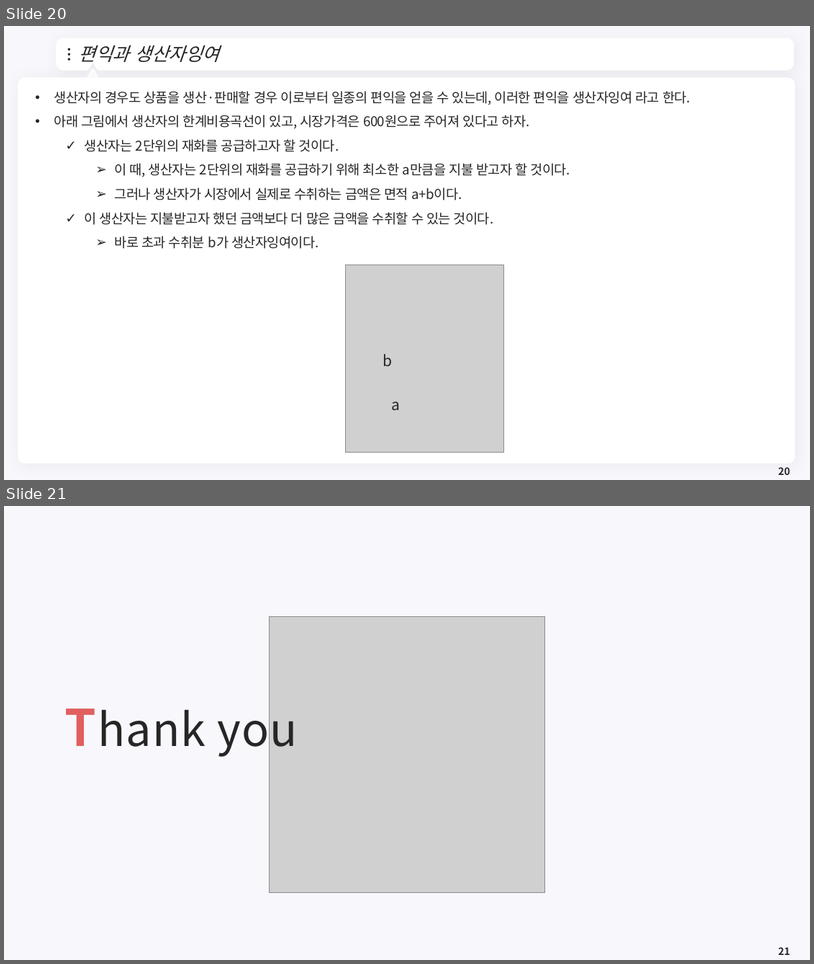
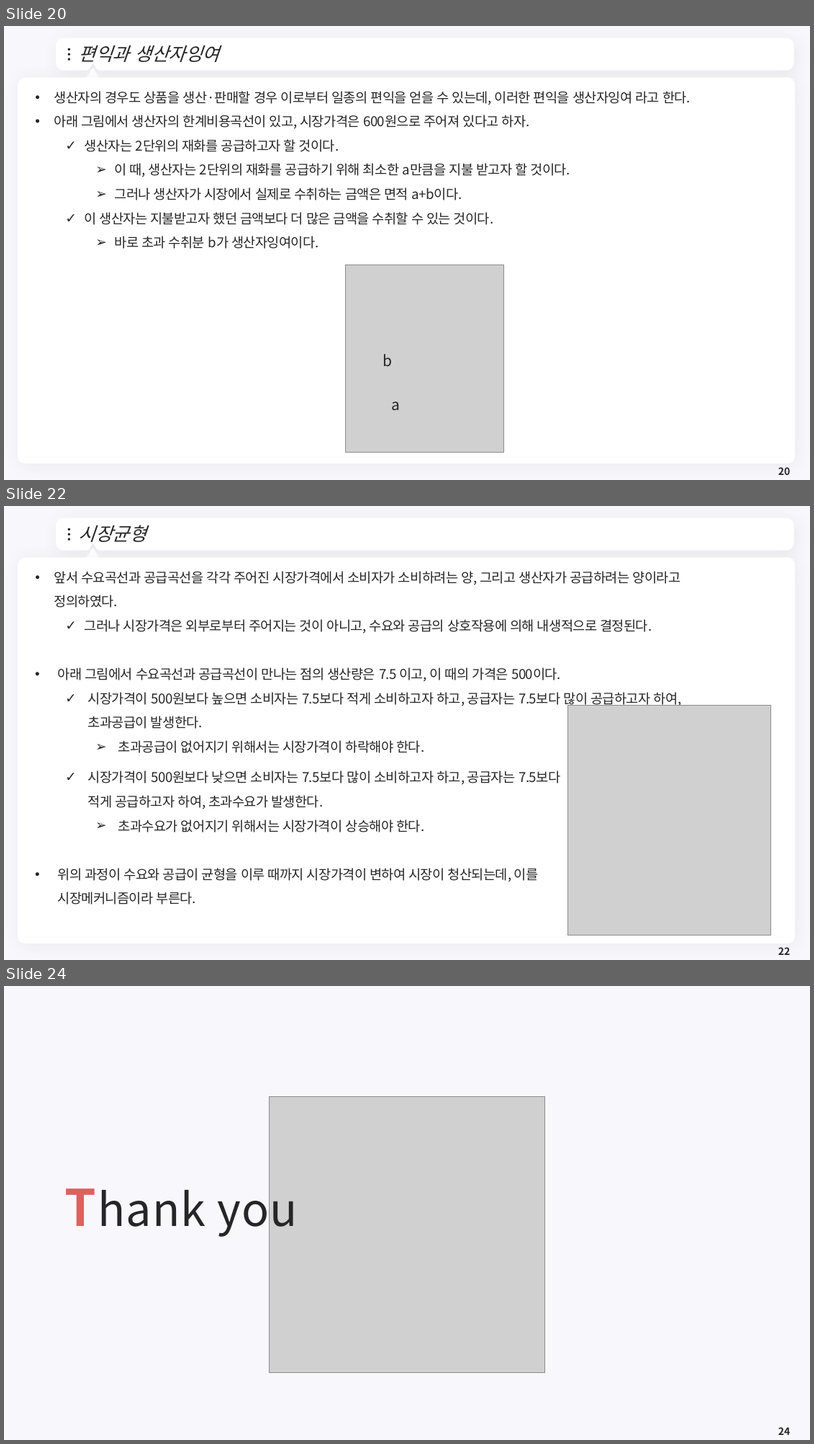
Before and after one commit to meandthey/Teaching, a slide deck: 환경경제학/2026-1/환경경제학_Chapter_03.pptx. Shown one above the other, each under a label of ours: slides 20 and 21 before the commit, slides 20, 22 and 24 after it; the slides between them are not shown. The pictures are 814x964 and 814x1444 pixels, drawn with LibreOffice and Linux fonts; fonts in the diff are those of the drawing; grey boxes stand for pictures; background and template pictures are left out. Boxes give left, top, right and bottom in pixels: in the first picture for what was removed or moved away, otherwise in the second. Text is boxed around its words. In the diff, an @@ line names an element or a change of style, - is before the commit and + after.

```diff
--- a/환경경제학/2026-1/환경경제학_Chapter_03.pptx
+++ b/환경경제학/2026-1/환경경제학_Chapter_03.pptx
@@ slide 22 added at [4, 506, 810, 960], background #F8F7FC; not listed: 7 template elements that a slide beside it also shows @@
@@ title added at [79, 525, 147, 542], 22 pt, text #262626, italic @@
+시장균형
@@ text added at [54, 571, 682, 753], 16 pt, text #262626 @@
+• 앞서 수요곡선과 공급곡선을 각각 주어진 시장가격에서 소비자가 소비하려는 양, 그리고 생산자가 공급하려는 양이라고 정의하였다.
+  ✓ 그러나 시장가격은 외부로부터 주어지는 것이 아니고, 수요와 공급의 상호작용에 의해 내생적으로 결정된다.
+• 아래 그림에서 수요곡선과 공급곡선이 만나는 점의 생산량은 7.5 이고, 이 때의 가격은 500이다.
+  ✓ 시장가격이 500원보다 높으면 소비자는 7.5보다 적게 소비하고자 하고, 공급자는 7.5보다 많이 공급하고자 하여, 초과공급이 발생한다.
+    ➢ 초과공급이 없어지기 위해서는 시장가격이 하락해야 한다.
@@ picture added at [568, 705, 771, 934] @@
@@ text added at [58, 770, 561, 904], 16 pt, text #262626 @@
+  ✓ 시장가격이 500원보다 낮으면 소비자는 7.5보다 많이 소비하고자 하고, 공급자는 7.5보다 적게 공급하고자 하여, 초과수요가 발생한다.
+    ➢ 초과수요가 없어지기 위해서는 시장가격이 상승해야 한다.
+• 위의 과정이 수요와 공급이 균형을 이루 때까지 시장가격이 변하여 시장이 청산되는데, 이를 시장메커니즘이라 부른다.
@@ page number added at [779, 947, 790, 955], 12 pt, text #262626, bold @@
+22
@@ what was slide 21 is now slide 24 @@
@@ page number at [779, 1427, 790, 1435]: text changed @@
-21
+24
```
Also in this commit, not shown: 2 other slides added, 4 other files.
